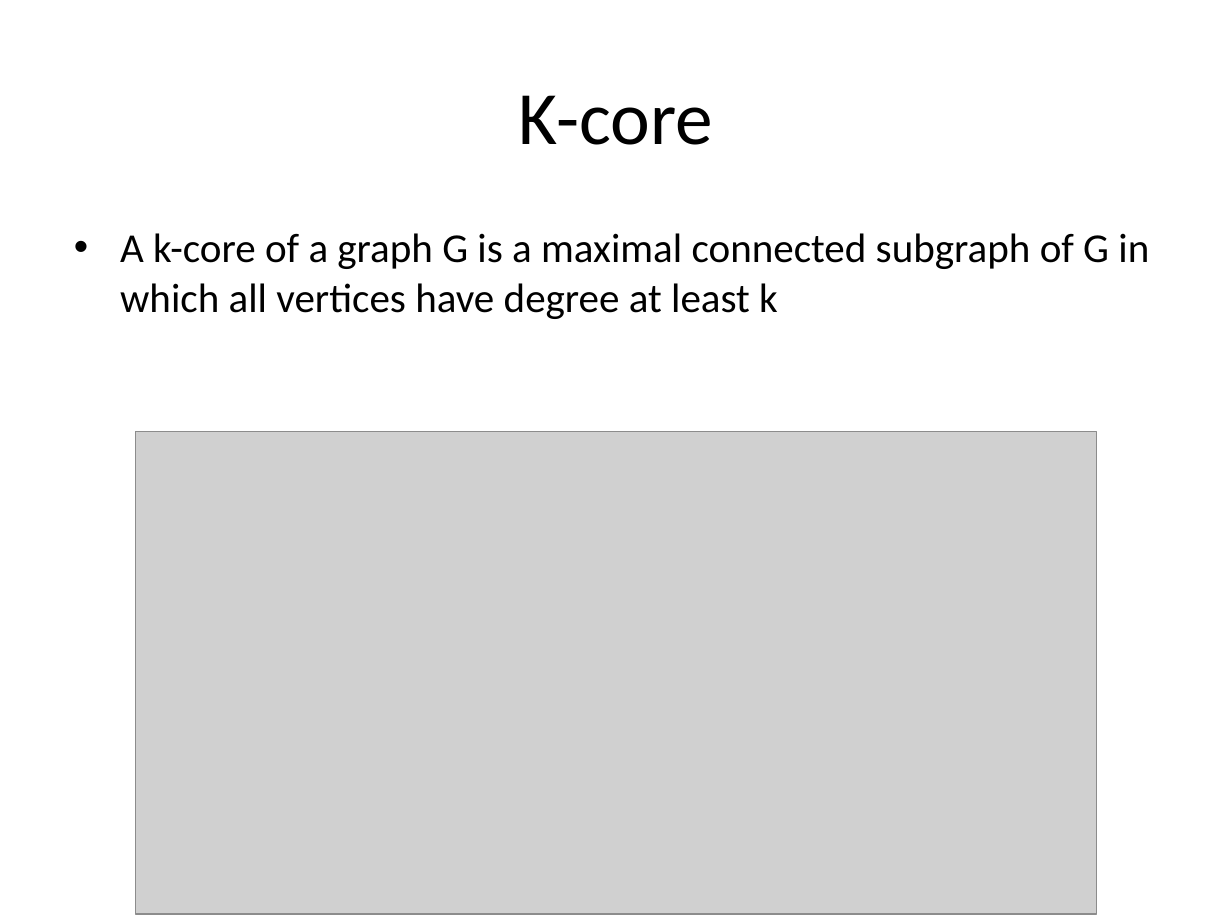
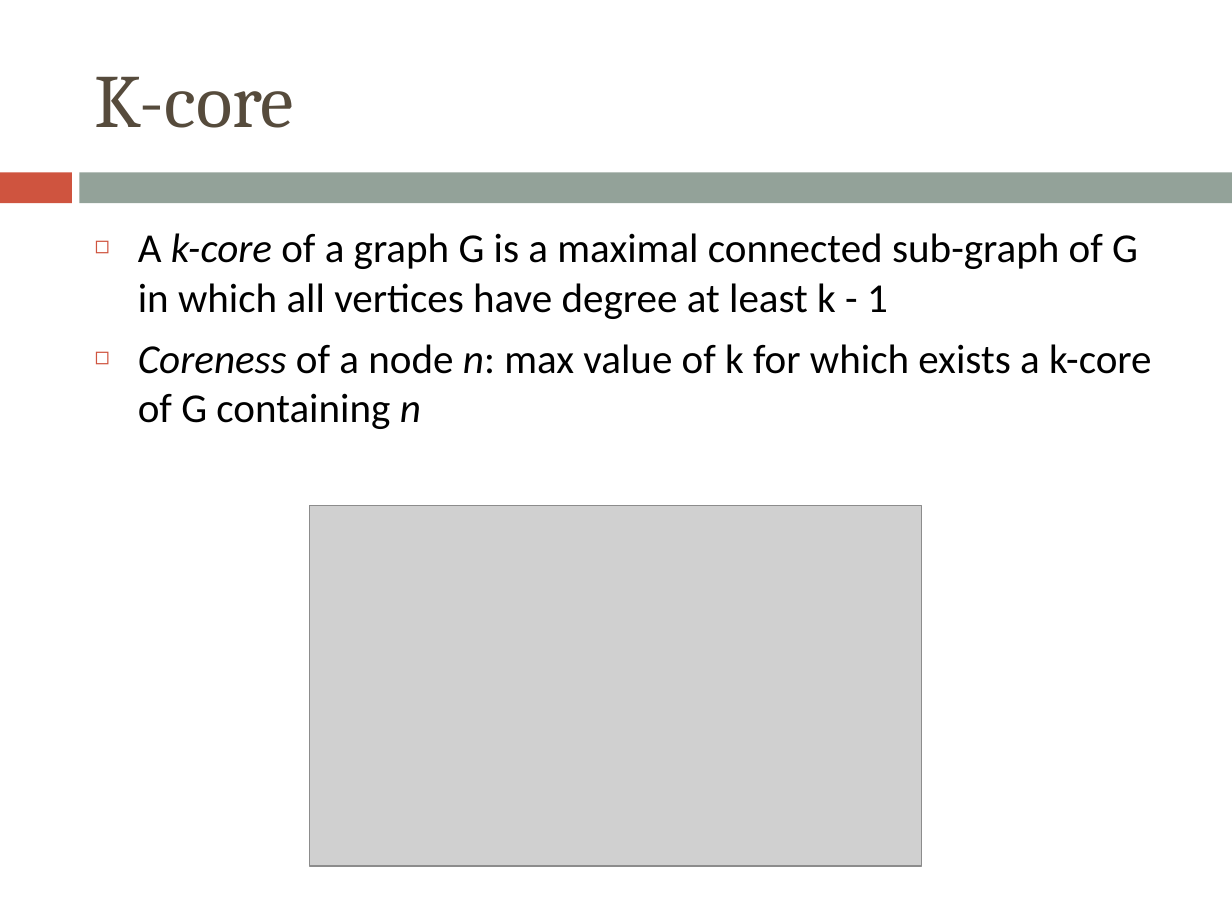
Before and after one commit to morellid/k-dense, a slide deck: slide 3 of presentation/kcore-kdense.pptx. Drawn at 1232x924 pixels with LibreOffice and Linux fonts; fonts in the diff are those of the drawing; grey boxes stand for pictures. Boxes give left, top, right and bottom in pixels: in the first picture for what was removed or moved away, otherwise in the second. Text is boxed around its words. In the diff, an @@ line names an element or a change of style, - is before the commit and + after.

```diff
--- a/presentation/kcore-kdense.pptx
+++ b/presentation/kcore-kdense.pptx
@@ title "K-core": place and size @@
-title "K-core" at [519,95,714,145]
+title "K-core" at [95,76,294,128]
@@ title "K-core" at [95,76,294,128]: font Calibri to Cambria, text colour #000000 to #564B3C; alignment centre to left @@
@@ rectangle added at [0,172,71,203], fill #CF543F @@
@@ rectangle added at [80,172,1232,203], fill #93A299 @@
@@ text at [138,233,1152,429]: text changed @@
-• A k-core of a graph G is a maximal connected subgraph of G in which all vertices have degree at least k
+◻ A k-core of a graph G is a maximal connected sub-graph of G in which all vertices have degree at least k - 1
+◻ Coreness of a node n: max value of k for which exists a k-core of G containing n
@@ picture: place and size @@
-picture at [136,431,1098,914]
+picture at [309,505,922,866]
```
Also in this commit, not shown: 12 other slides changed, 1 slide added, 1 slide removed.
